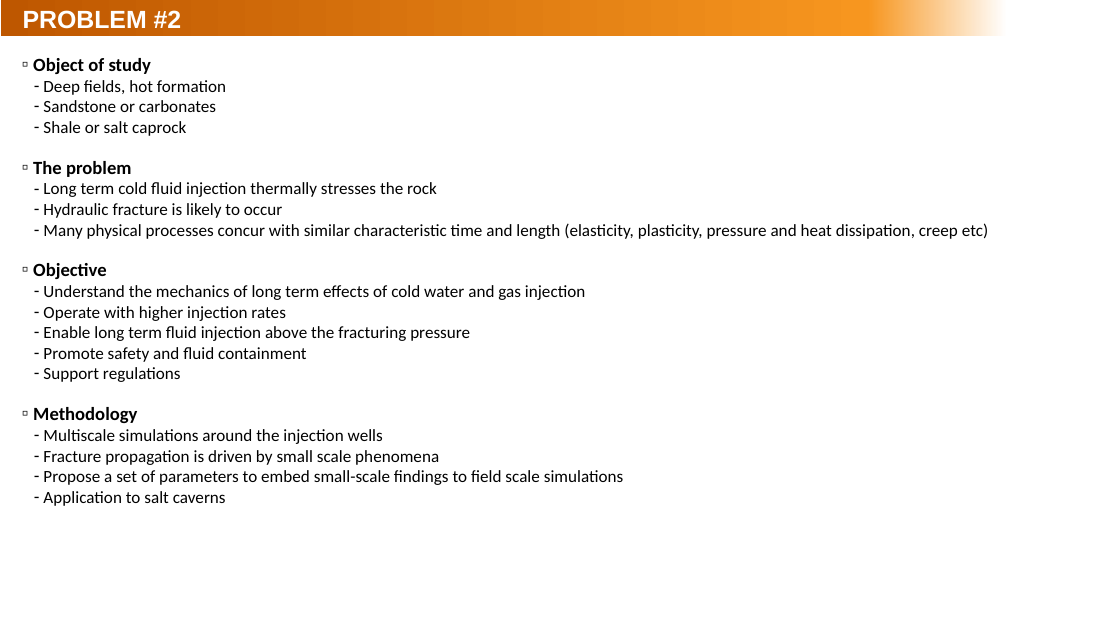
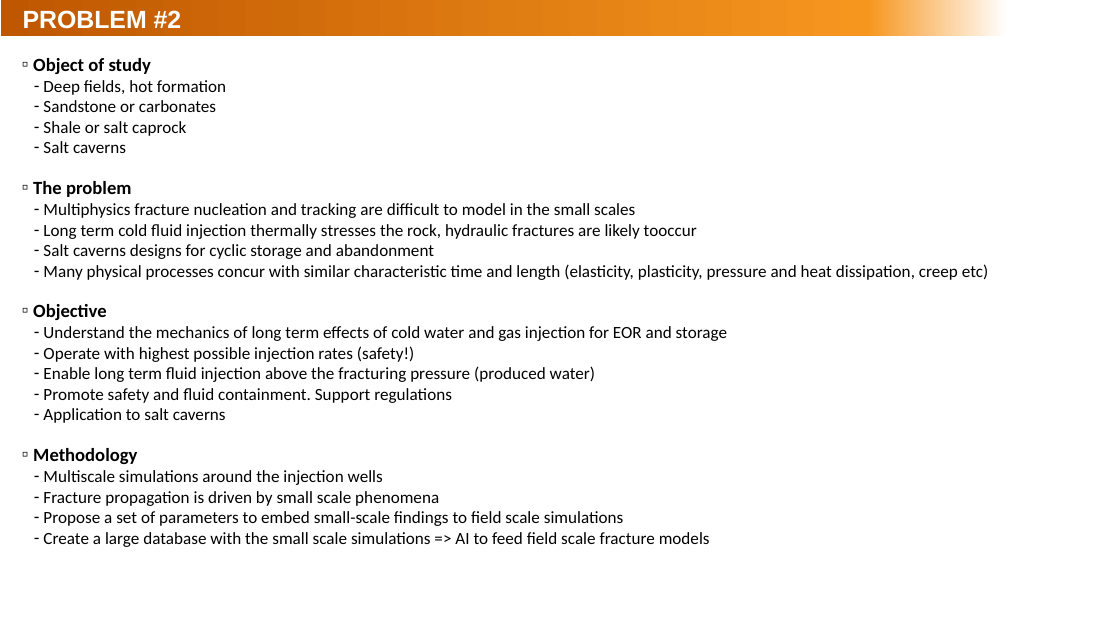
Before and after one commit to rebpoli/Doutorado, a slide deck: slide 6 of Research/2023-12-Research-plan.pptx. Drawn at 1120x630 pixels with LibreOffice and Linux fonts; fonts in the diff are those of the drawing; background and template pictures are left out. Boxes give left, top, right and bottom in pixels: in the first picture for what was removed or moved away, otherwise in the second. Text is boxed around its words. In the diff, an @@ line names an element or a change of style, - is before the commit and + after.

```diff
--- a/Research/2023-12-Research-plan.pptx
+++ b/Research/2023-12-Research-plan.pptx
@@ text at box(43, 141, 126, 153): paragraph added @@
+  ‐ Salt caverns
@@ text at box(43, 203, 697, 259): text changed @@
-  ‐ Long term cold fluid injection thermally stresses the rock
-  ‐ Hydraulic fracture is likely to occur
+  ‐ Multiphysics fracture nucleation and tracking are difficult to model in the small scales
+  ‐ Long term cold fluid injection thermally stresses the rock, hydraulic fractures are likely tooccur
+  ‐ Salt caverns designs for cyclic storage and abandonment
@@ text at box(43, 326, 727, 423): text changed @@
-  ‐ Understand the mechanics of long term effects of cold water and gas injection
-  ‐ Operate with higher injection rates
-  ‐ Enable long term fluid injection above the fracturing pressure
-  ‐ Promote safety and fluid containment
-  ‐ Support regulations
+  ‐ Understand the mechanics of long term effects of cold water and gas injection for EOR and storage
+  ‐ Operate with highest possible injection rates (safety!)
+  ‐ Enable long term fluid injection above the fracturing pressure (produced water)
+  ‐ Promote safety and fluid containment. Support regulations
+  ‐ Application to salt caverns
@@ text at box(43, 532, 710, 547): text changed @@
-  ‐ Application to salt caverns
+  ‐ Create a large database with the small scale simulations => AI to feed field scale fracture models
```
Also in this commit, not shown: 3 other files.
